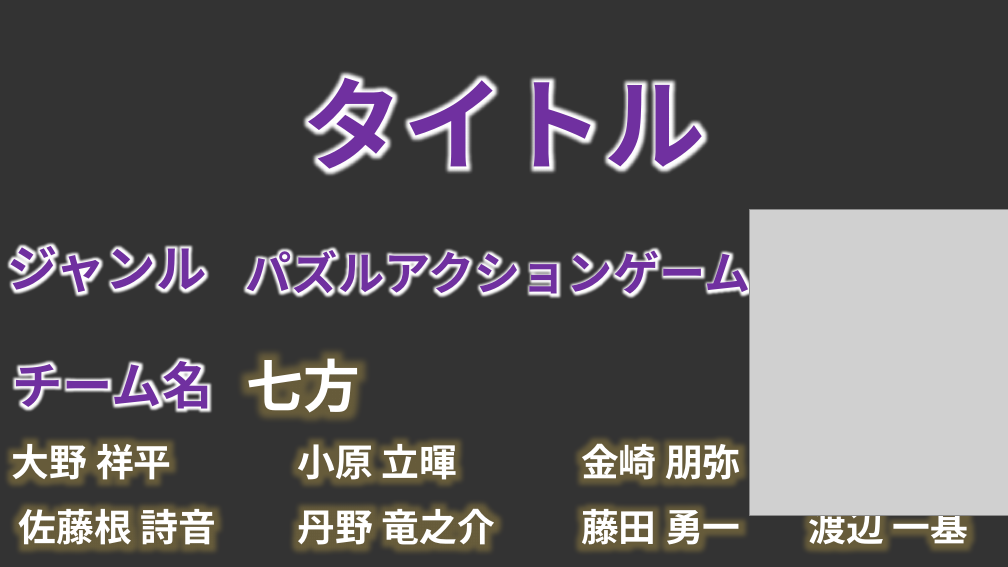
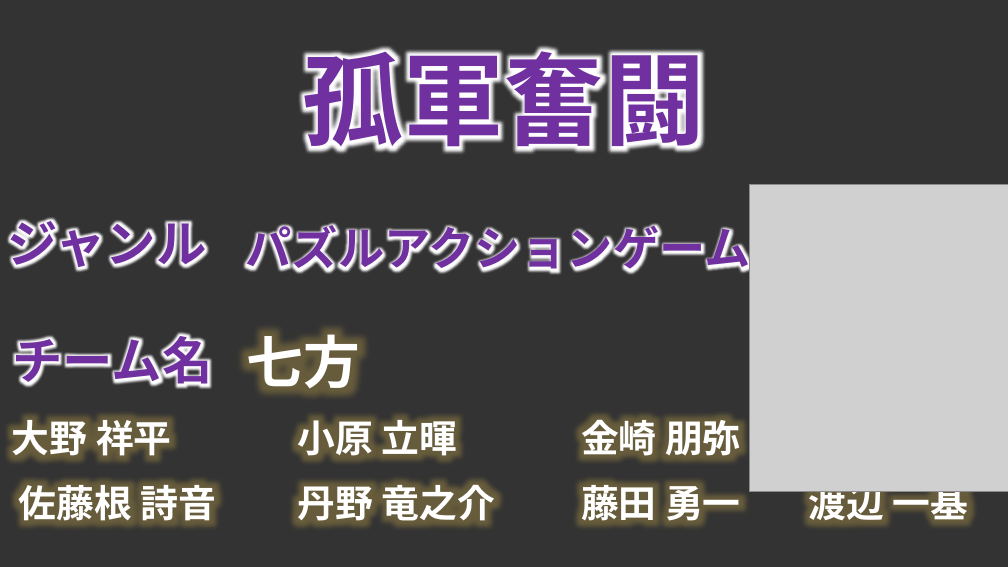
Before and after one commit to TomoyaKanazaki/TeamNinja, a slide deck: slide 1 of 98_plan/00_pptx/100_mainplan.pptx. Drawn at 1008x567 pixels with LibreOffice and Linux fonts; fonts in the diff are those of the drawing; grey boxes stand for pictures; background and template pictures are left out. Boxes give left, top, right and bottom in pixels: in the first picture for what was removed or moved away, otherwise in the second. Text is boxed around its words. In the diff, an @@ line names an element or a change of style, - is before the commit and + after.

```diff
--- a/98_plan/00_pptx/100_mainplan.pptx
+++ b/98_plan/00_pptx/100_mainplan.pptx
@@ text at bbox=[302, 35, 705, 163]: text changed @@
-タイトル
+孤軍奮闘
@@ 11 texts, 1 picture: place and size @@
-11 texts, 1 picture at bbox=[7, 209, 1008, 552]
+11 texts, 1 picture at bbox=[7, 185, 1008, 528]
```
Also in this commit, not shown: 8 other slides changed, 1 slide added, 4 slides removed, 5 other files.
